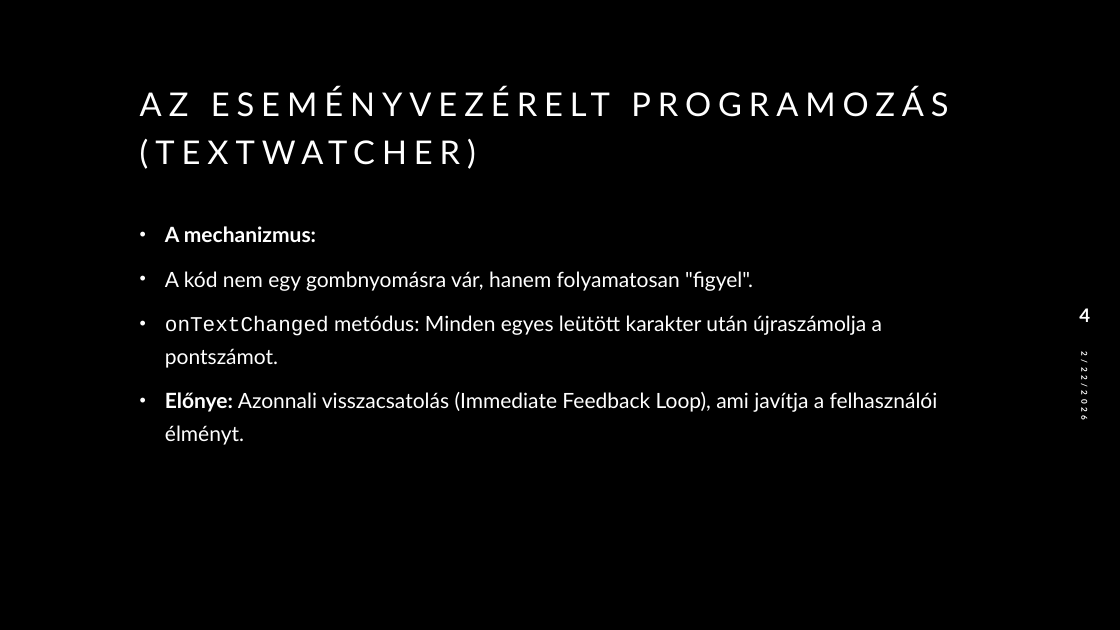
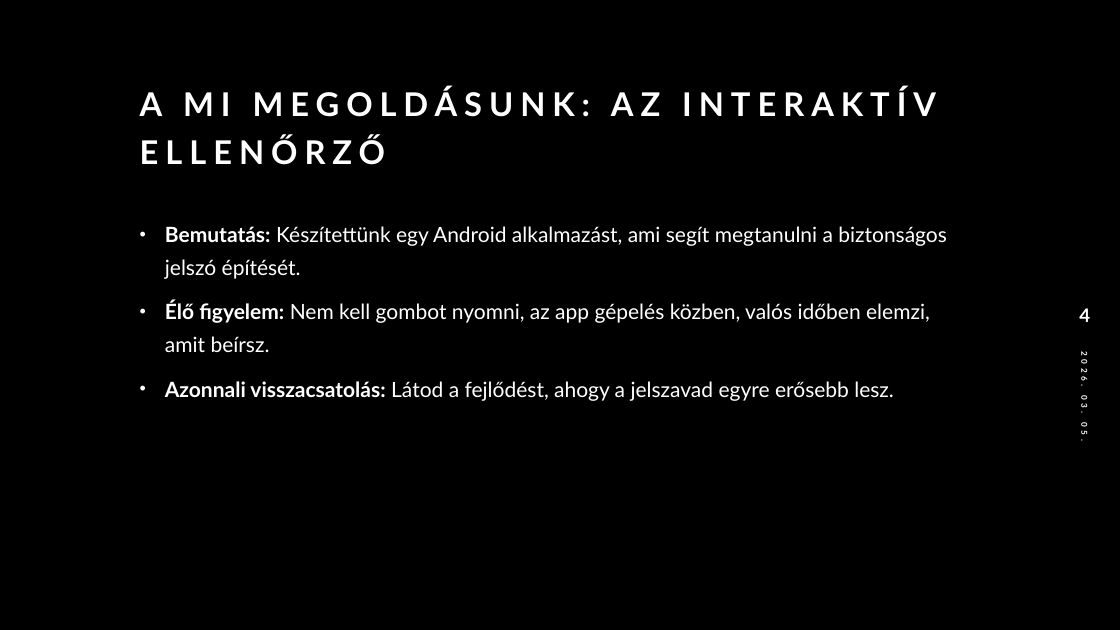
Before and after one commit to Boldi52/PasswordStrengthApp, a slide deck: slide 4 of PasswordSecurity_ppt_boldi_norbi.pptx. Drawn at 1120x630 pixels with LibreOffice and Linux fonts; fonts in the diff are those of the drawing. Boxes give left, top, right and bottom in pixels: in the first picture for what was removed or moved away, otherwise in the second. Text is boxed around its words. In the diff, an @@ line names an element or a change of style, - is before the commit and + after.

```diff
--- a/PasswordSecurity_ppt_boldi_norbi.pptx
+++ b/PasswordSecurity_ppt_boldi_norbi.pptx
@@ title at bbox=[140, 88, 936, 165]: text changed; bold on @@
-AZ ESEMÉNYVEZÉRELT PROGRAMOZÁS (TEXTWATCHER)
+A MI MEGOLDÁSUNK: AZ INTERAKTÍV ELLENŐRZŐ
@@ text at bbox=[165, 226, 947, 401]: text changed @@
-• A mechanizmus:
-• A kód nem egy gombnyomásra vár, hanem folyamatosan "figyel".
-• onTextChanged metódus: Minden egyes leütött karakter után újraszámolja a pontszámot.
-• Előnye: Azonnali visszacsatolás (Immediate Feedback Loop), ami javítja a felhasználói élményt.
+• Bemutatás: Készítettünk egy Android alkalmazást, ami segít megtanulni a biztonságos jelszó építését.
+• Élő figyelem: Nem kell gombot nyomni, az app gépelés közben, valós időben elemzi, amit beírsz.
+• Azonnali visszacsatolás: Látod a fejlődést, ahogy a jelszavad egyre erősebb lesz.
```
Also in this commit, not shown: 2 other slides changed, 6 slides added, 6 slides removed.
